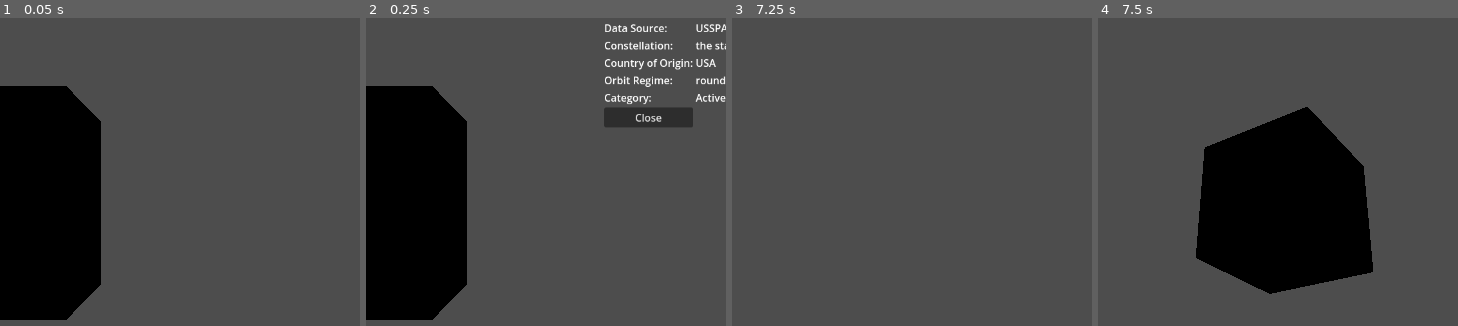
Above: before the commit, frames 1-4 (left to right).
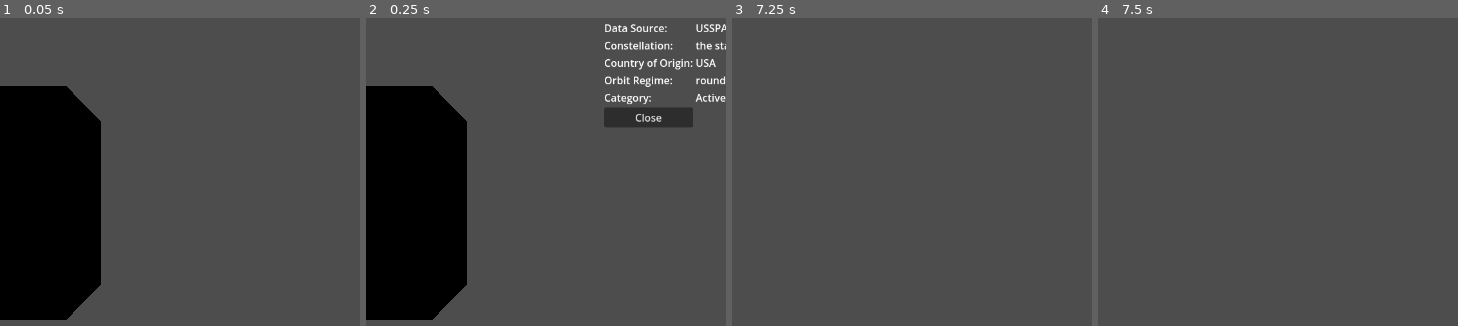
Above: after the commit, the same moments.

Repository: Capstone-Mystery-Machine/spotnik
Game: Godot game, scene res://scenes/worldspawn.tscn
The game is run twice, just before and just after one commit, with the same random seed, the same clock (stepped at 60 frames per second) and the same inputs.
Inputs (mouse positions are in pixels of both pictures, inside the frame that each line leads up to):
- Up to frame 1 (0.05 s): no input
- Up to frame 2 (0.25 s): no input
- Up to frame 3 (7.25 s): tap Enter at 0.5, 2, 3.5 s; move the mouse to (991, 162) at 0.52 s; press the mouse at (991, 162) at 0.53 s; tap Space at 1.25, 2.75, 4.25 s; move the mouse to (894, 205) at 1.27 s; release the mouse at (894, 205) at 1.28 s; tap I every 1.5 s from 1.35 to 5.85 s; move the mouse to (948, 27) at 2.02 s; press the mouse at (948, 27) at 2.03 s; move the mouse to (908, 215) at 2.77 s; release the mouse at (908, 215) at 2.78 s; move the mouse to (1020, 322) at 3.52 s; press the mouse at (1020, 322) at 3.53 s; move the mouse to (883, 193) at 4.27 s; release the mouse at (883, 193) at 4.28 s; move the mouse to (930, 202) at 5.02 s; press the mouse at (930, 202) at 5.03 s; move the mouse to (897, 187) at 5.77 s; release the mouse at (897, 187) at 5.78 s; move the mouse to (991, 162) at 6.52 s; press the mouse at (991, 162) at 6.53 s
- Up to frame 4 (7.5 s): move the mouse to (1260, 205) at 7.27 s; release the mouse at (1260, 205) at 7.28 s; tap I at 7.35 s

Frames 1-3 are identical in both runs. In frame 4, 23% of the frame differs, in the area x 27-77%, y 28-90%.

Commit message:
fixed formatting

Diff:
--- a/scenes/satellite_manager.gd
+++ b/scenes/satellite_manager.gd
@@ -1,23 +1,51 @@
 extends Node3D
 
-@export var spawn_positions: Array[Vector3] = [
-	Vector3(-2.7409, 2.864, -2.4372),
-	Vector3(3.1786, 2.2535, -2.1817),
-	Vector3(2.4875, -2.6795, -2.8872),
-	Vector3(2.0, 2.0, 3.2192),
-	Vector3(-3.0571, 2.5818, 2.175)]
+@export var landmark_scene: PackedScene
+@export var json_path: String = "/Users/dannyjohnston/Downloads/satellites.json"
 
-@onready var template: Node3D = $Landmark
+var satellite_data: Array = []
 
-func _ready():
-	spawn_all_satellites()
+func _ready() -> void:
+	load_satellite_data()
+	spawn_all_landmarks()
 
-func spawn_all_satellites() -> void:
-	for pos in spawn_positions:
-		spawn_satellite_at(pos)
+func load_satellite_data() -> void:
+	if not FileAccess.file_exists(json_path):
+		push_error("JSON file not found at: " + json_path)
+		return
 
-func spawn_satellite_at(pos: Vector3) -> void:
+	var file = FileAccess.open(json_path, FileAccess.READ)
+	var json_text = file.get_as_text()
+	file.close()
 
-	var satellite_copy = template.duplicate()
-	add_child(satellite_copy)
-	satellite_copy.global_position = global_position + pos
+	var parsed = JSON.parse_string(json_text)
+
+	if typeof(parsed) != TYPE_ARRAY:
+		push_error("JSON format invalid!")
+		return
+
+	satellite_data = parsed
+
+func spawn_all_landmarks() -> void:
+	for data in satellite_data:
+		spawn_landmark(data)
+
+func spawn_landmark(data: Dictionary) -> void:
+	if landmark_scene == null:
+		return
+
+	var landmark = landmark_scene.instantiate()
+	add_child(landmark)
+
+	# Convert JSON position array → Vector3
+	var pos_array = data["position"]
+	var position = Vector3(pos_array[0], pos_array[1], pos_array[2])
+	landmark.position = position
+
+	landmark.setup(
+		data["int_designator"],
+		data["norad_id"],
+		data["name"],
+		data["country"],
+		data["launch"]
+	)
